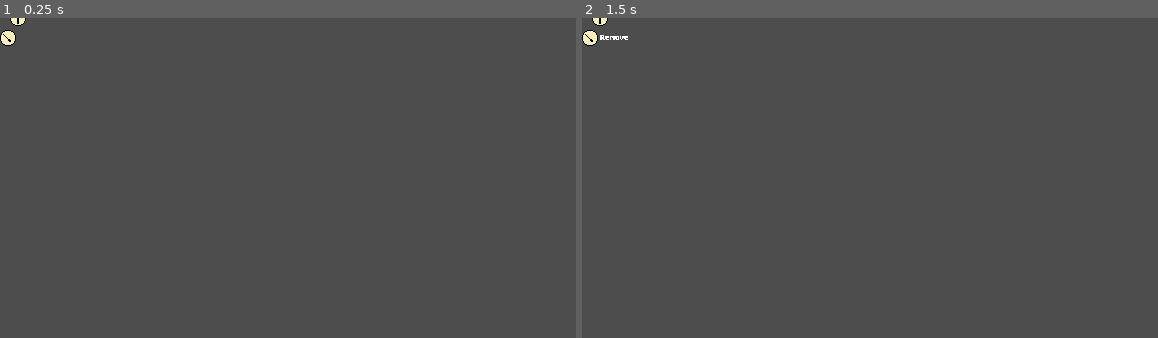
Above: before the commit, frames 1-2 (left to right).
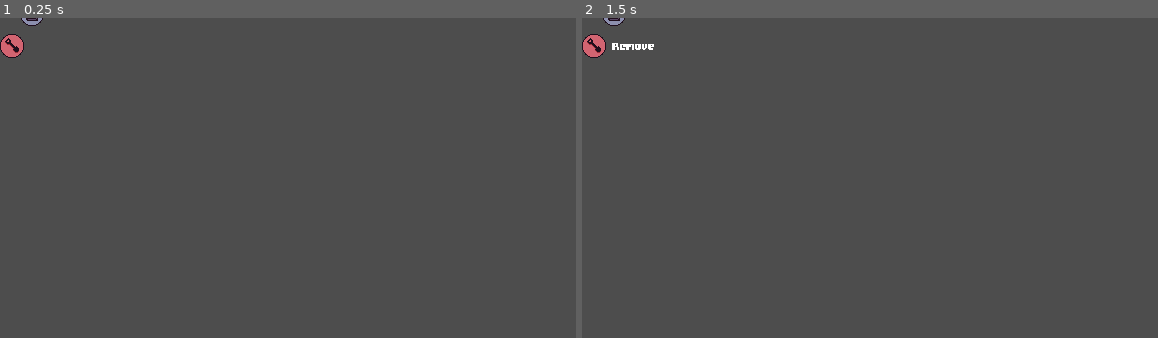
Above: after the commit, the same moments.

Repository: JustAlternate/Regenerative_Game_Jam
Game: Godot game, scene res://Scenes/contextual_menu.tscn
Same seed, same stepped clock (60 frames per second), same inputs: the game is played once before the commit and once after it. This scene is started directly instead of the project's main scene.
Inputs:
- Up to frame 1 (0.25 s): no input
- Up to frame 2 (1.5 s): click "Remove" at 0.5 s; click "Remove" at 1.25 s

The runs differ from the first frame. In frame 1, 0.4% of the frame differs, in the area x 0-8%, y 0-13%; in frame 2, 0.5%, in the area x 0-13%, y 0-13%.
Error in both runs: Invalid call. Nonexistent function 'remove_plant' in base 'Nil'. (res://Scripts/contextual_menu.gd:28)

Commit message:
icons + fix global variables

Diff:
--- a/Scenes/contextual_menu.tscn
+++ b/Scenes/contextual_menu.tscn
@@ -13,20 +13,22 @@
 corner_radius_bottom_right = 500
 corner_radius_bottom_left = 500
 
-[sub_resource type="Theme" id="Theme_2ncuf"]
+[sub_resource type="Theme" id="Theme_77r8a"]
 
 [sub_resource type="LabelSettings" id="LabelSettings_1hxj8"]
 line_spacing = 1.0
 font = ExtResource("3_12xxr")
+
+[sub_resource type="Theme" id="Theme_2ncuf"]
 
 [node name="conextual_menu" type="Node2D"]
 script = ExtResource("1_on6no")
 
 [node name="button_harvest" type="Button" parent="."]
 texture_filter = 1
-offset_top = -28.0
-offset_right = 16.0
-offset_bottom = -12.0
+offset_top = -48.0
+offset_right = 24.0
+offset_bottom = -24.0
 theme_override_styles/normal = SubResource("StyleBoxFlat_kqmkj")
 theme_override_styles/hover = SubResource("StyleBoxFlat_kqmkj")
 theme_override_styles/pressed = SubResource("StyleBoxFlat_kqmkj")
@@ -38,12 +40,14 @@
 [node name="Label_Harvest" type="Label" parent="button_harvest"]
 visible = false
 layout_mode = 0
-offset_left = 17.0
-offset_top = 1.0
-offset_right = 81.0
-offset_bottom = 27.0
-scale = Vector2(0.5, 0.5)
-theme = SubResource("Theme_2ncuf")
+offset_left = 28.0
+offset_top = 2.0
+offset_right = 92.0
+offset_bottom = 28.0
+scale = Vector2(0.75, 0.75)
+theme = SubResource("Theme_77r8a")
+theme_override_colors/font_outline_color = Color(0, 0, 0, 1)
+theme_override_constants/shadow_outline_size = 100
 text = "Harvest"
 label_settings = SubResource("LabelSettings_1hxj8")
 horizontal_alignment = 1
@@ -52,9 +56,9 @@
 
 [node name="button_remove" type="Button" parent="."]
 texture_filter = 1
-offset_top = 12.0
-offset_right = 16.0
-offset_bottom = 28.0
+offset_top = 16.0
+offset_right = 24.0
+offset_bottom = 40.0
 theme_override_styles/normal = SubResource("StyleBoxFlat_kqmkj")
 theme_override_styles/hover = SubResource("StyleBoxFlat_kqmkj")
 theme_override_styles/pressed = SubResource("StyleBoxFlat_kqmkj")
@@ -66,11 +70,11 @@
 [node name="Label_remove" type="Label" parent="button_remove"]
 visible = false
 layout_mode = 0
-offset_left = 17.0
-offset_top = 1.0
-offset_right = 81.0
-offset_bottom = 27.0
-scale = Vector2(0.5, 0.5)
+offset_left = 28.0
+offset_top = 2.0
+offset_right = 92.0
+offset_bottom = 28.0
+scale = Vector2(0.75, 0.75)
 theme = SubResource("Theme_2ncuf")
 text = "Remove"
 label_settings = SubResource("LabelSettings_1hxj8")
@@ -80,9 +84,9 @@
 
 [node name="button_info" type="Button" parent="."]
 texture_filter = 1
-offset_left = 10.0
-offset_top = -8.0
-offset_right = 26.0
+offset_left = 20.0
+offset_top = -16.0
+offset_right = 44.0
 offset_bottom = 8.0
 theme_override_styles/normal = SubResource("StyleBoxFlat_kqmkj")
 theme_override_styles/hover = SubResource("StyleBoxFlat_kqmkj")
@@ -95,11 +99,11 @@
 [node name="Label_Info" type="Label" parent="button_info"]
 visible = false
 layout_mode = 0
-offset_left = 17.0
-offset_top = 1.0
-offset_right = 119.0
-offset_bottom = 27.0
-scale = Vector2(0.5, 0.5)
+offset_left = 28.0
+offset_top = 2.0
+offset_right = 130.0
+offset_bottom = 28.0
+scale = Vector2(0.75, 0.75)
 theme = SubResource("Theme_2ncuf")
 text = "Information"
 label_settings = SubResource("LabelSettings_1hxj8")
--- a/Scripts/contextual_menu.gd
+++ b/Scripts/contextual_menu.gd
@@ -12,7 +12,7 @@
 
 func open_menu(plant:Node):
 	targeted_plant = plant
-	if targeted_plant.state == targeted_plant.dico_caracteristique["number_of_phases"][targeted_plant.plant_type]:
+	if targeted_plant.state == GlobalVariables.dico_caracteristique["number_of_phases"][targeted_plant.plant_type]:
 		$button_harvest.show()
 	else:
 		$button_harvest.hide()
Binary file changed: Assets/sprites/UI/icon_advice.png
Binary file changed: Assets/sprites/UI/icon_harvest.png
Binary file changed: Assets/sprites/UI/icon_remove.png
Not shown: 1 places in Scenes/contextual_menu.tscn that only renumber resources
